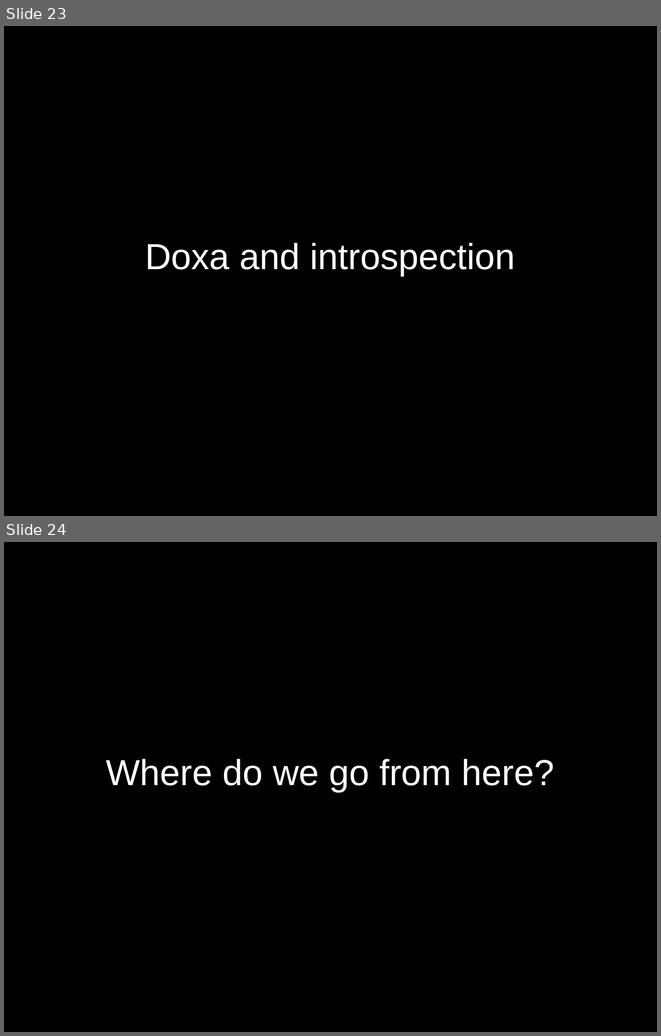
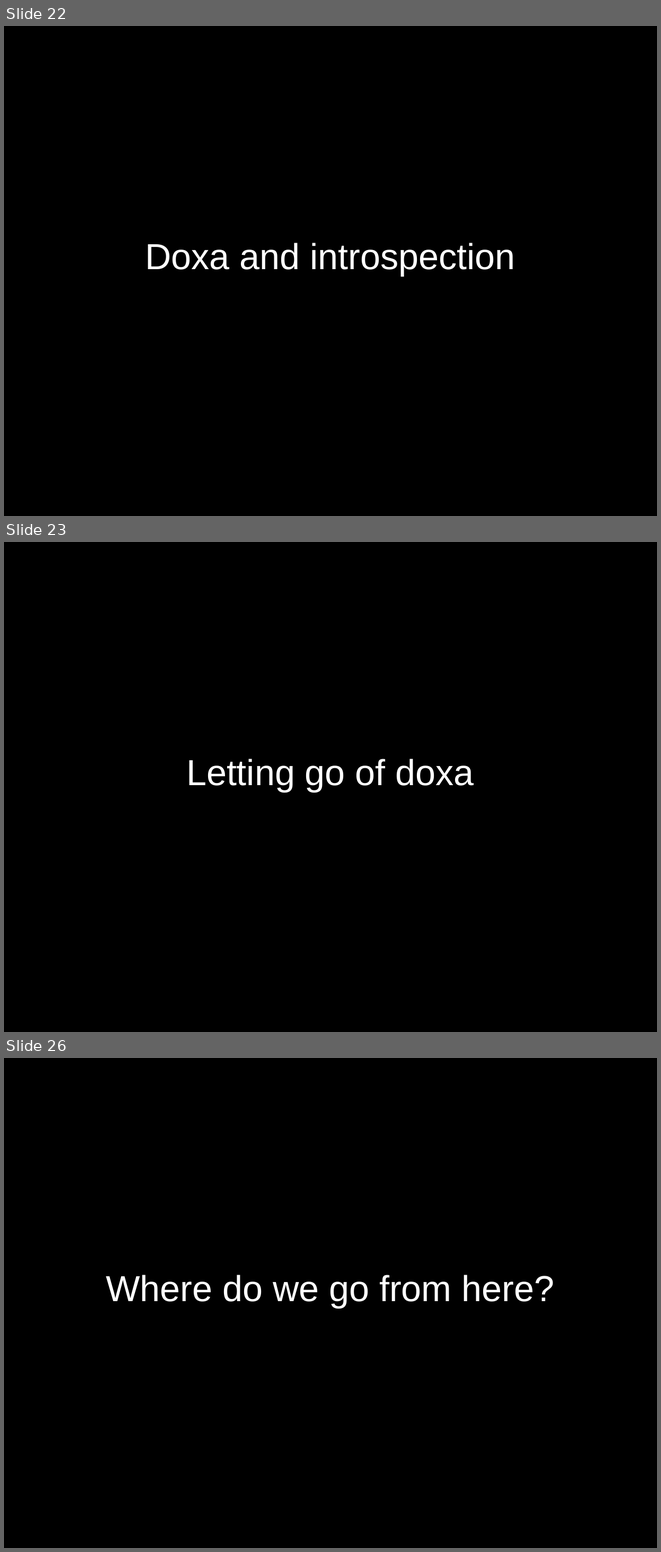
Before and after one commit to adjspecies/exploring-the-fandom-through-data, a slide deck: slides.odp. Shown one above the other, each under a label of ours: slides 23 and 24 before the commit, slides 22, 23 and 26 after it; the slides between them are not shown. The pictures are 661x1036 and 661x1552 pixels, drawn with LibreOffice and Linux fonts; fonts in the diff are those of the drawing. Boxes give left, top, right and bottom in pixels: in the first picture for what was removed or moved away, otherwise in the second. Text is boxed around its words. In the diff, an @@ line names an element or a change of style, - is before the commit and + after.

```diff
--- a/slides.odp
+++ b/slides.odp
@@ slide 23 added at [4,542,657,1032], background #000000 @@
@@ title added at [186,759,474,792], 44 pt, text #FFFFFF @@
+Letting go of doxa
@@ what was slide 23 is now slide 22 @@
@@ what was slide 24 is now slide 26 @@
```
Also in this commit, not shown: 4 other slides added, 1 slide removed, 7 other files.
